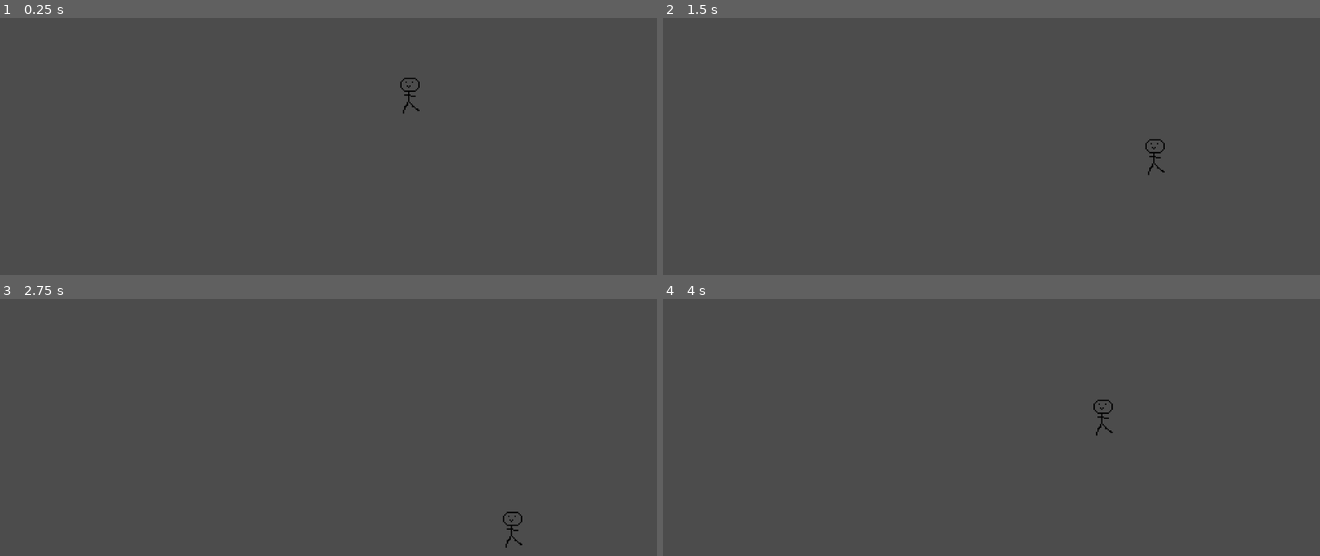
Above: before the commit, frames 1-4 (two rows, left to right).
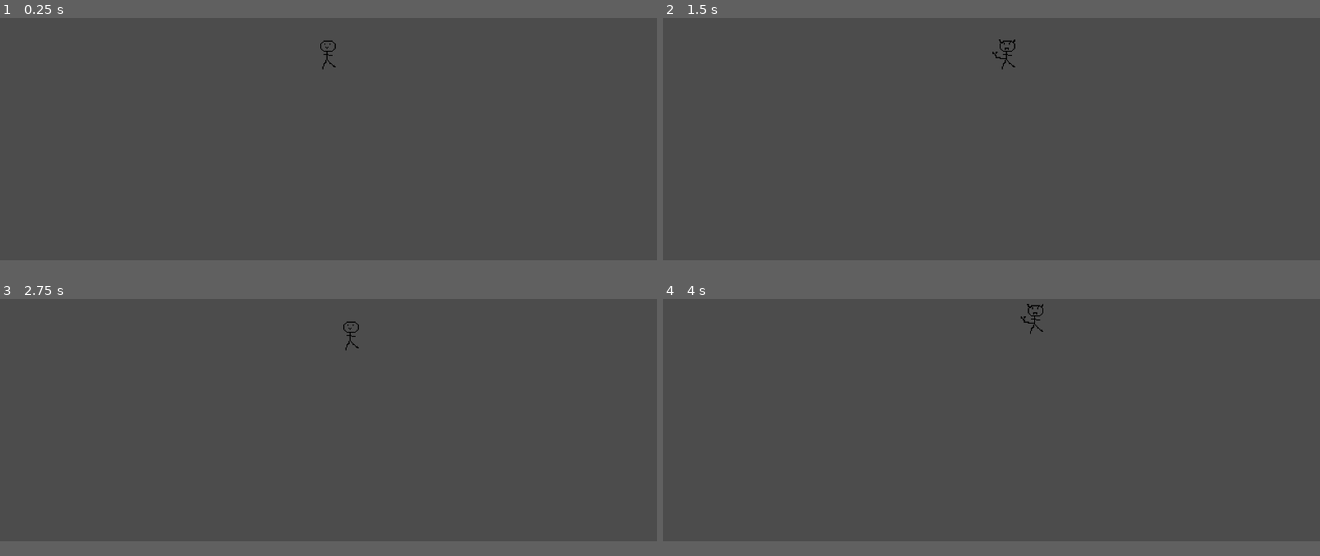
Above: after the commit, the same moments.

Repository: Ruxaroh/LycanNope-MarkBrown-2020-Gamejam-submission-
Game: Godot game, scene res://app/gameScenes/mainScene.tscn
Same seed, same stepped clock (60 frames per second), same inputs: the game is played once before the commit and once after it.
Inputs:
- Up to frame 1 (0.25 s): no input
- Up to frame 2 (1.5 s): tap Enter at 0.5 s; hold Right (ui_right) 0.53-1.28 s; hold Down (ui_down) from 1.28 s (still down)
- Up to frame 3 (2.75 s): release Down (ui_down) at 2.03 s; hold Right (ui_right) from 2.03 s (still down)
- Up to frame 4 (4 s): release Right (ui_right) at 2.78 s; hold Up (ui_up) 2.78-3.53 s; hold Left (ui_left) from 3.53 s (still down)
In our replay, the window is 800x468 before the commit and 800x450 after it. These sizes can differ from the game's own. Grey fills any space a smaller window leaves; there, only what the larger window draws over its background counts as a difference.

The runs differ from the first frame. In frame 1, 0.2% of the frame differs, in the area x 48-64%, y 8-38%; in frame 2, 0.2%, in the area x 50-77%, y 8-62%; in frame 3, 0.1%; in frame 4, 0.2%.

Commit message:
Movment Improvment
Added delay for CPU making movement, added sprite change between turns, fixed my spelling of villain across code

Diff:
--- a/app/objects/entities/player.tscn
+++ b/app/objects/entities/player.tscn
@@ -2,7 +2,7 @@
 
 [ext_resource path="res://app/assets/sprites/player/playerHero.png" type="Texture" id=1]
 [ext_resource path="res://app/objects/entities/scripts/player.gd" type="Script" id=2]
-[ext_resource path="res://app/objects/entities/scripts/villianMovement.gd" type="Script" id=3]
+[ext_resource path="res://app/objects/entities/scripts/villainMovement.gd" type="Script" id=3]
 [ext_resource path="res://app/objects/entities/scripts/heroMovement.gd" type="Script" id=4]
 
 [node name="playerSprite" type="Sprite"]
@@ -13,5 +13,9 @@
 [node name="heroMovement" type="Node" parent="."]
 script = ExtResource( 4 )
 
-[node name="villianMovement" type="Node" parent="."]
+[node name="villainMovement" type="Node" parent="."]
 script = ExtResource( 3 )
+
+[node name="turnDelay" type="Timer" parent="."]
+one_shot = true
+[connection signal="timeout" from="turnDelay" to="villainMovement" method="_on_turnDelay_timeout"]
--- a/app/objects/entities/scripts/player.gd
+++ b/app/objects/entities/scripts/player.gd
@@ -1,4 +1,9 @@
 extends Sprite
+
+# Sprites
+
+var spriteHero := load("res://app/assets/sprites/player/playerHero.png")
+var spriteVillian := load("res://app/assets/sprites/player/playerVillain.png")
 
 # Base Info
 var speed = 256
@@ -26,11 +31,14 @@
 		if playerTurn == true:
 			moveDir = $heroMovement.getMoveDir()
 		else:
-			moveDir = $villianMovement.getMoveDir()
+			moveDir = $villainMovement.getMoveDir()
 		lastPosition = position
 		targetPosition += moveDir * tileSize
 		if targetPosition != position:
 			if !playerTurn:
 				playerTurn = true
+				texture = spriteHero
 			else:
+				texture = spriteVillian
+				$turnDelay.start()
 				playerTurn = false
--- /dev/null
+++ b/app/objects/entities/scripts/villainMovement.gd
@@ -0,0 +1,23 @@
+extends Node
+
+var rng = RandomNumberGenerator.new()
+var allowTurn = false
+
+func getMoveDir():
+
+	var moveDir = Vector2(0,0)
+
+	# Set movment checks to variables (True = 1)
+
+	# Sets movedirection, if both pressed = 0
+	if allowTurn:
+		while (moveDir.x != 0 && moveDir.y != 0) || (moveDir.x == 0 && moveDir.y == 0):
+			moveDir.x = rng.randi_range(-1,1)
+			moveDir.y = rng.randi_range(-1,1)
+		allowTurn = false
+
+	return(moveDir)
+
+
+func _on_turnDelay_timeout():
+	allowTurn = true
--- a/app/objects/entities/scripts/villianMovement.gd
+++ /dev/null
@@ -1,19 +0,0 @@
-extends Node
-
-var rng = RandomNumberGenerator.new()
-
-func getMoveDir():
-
-	var moveDir = Vector2()
-
-	# Set movment checks to variables (True = 1)
-
-	# Sets movedirection, if both pressed = 0
-	moveDir.x = rng.randi_range(-1,1)
-	moveDir.y = rng.randi_range(-1,1)
-
-	# Check to see if two directions are pressed, prevents diagonals
-	if (moveDir.x != 0 && moveDir.y != 0):
-		moveDir = Vector2.ZERO
-
-	return(moveDir)
--- a/default_env.tres
+++ b/default_env.tres
@@ -1,5 +1,7 @@
 [gd_resource type="Environment" load_steps=2 format=2]
+
 [sub_resource type="ProceduralSky" id=1]
+
 [resource]
 background_mode = 2
 background_sky = SubResource( 1 )
--- a/project.godot
+++ b/project.godot
@@ -19,6 +19,11 @@
 run/main_scene="res://app/gameScenes/mainScene.tscn"
 config/icon="res://icon.png"
 
+[display]
+
+window/size/width=1280
+window/size/height=720
+
 [rendering]
 
 environment/default_environment="res://default_env.tres"
